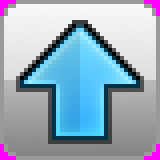
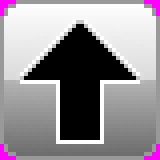
Comparing the layer stacks of the two 160px x 160px images. Changes:
moved "Layer #2" above "Layer #5", painted on it over [4, 4, 156, 140]
added layer "Layer #5" above "Layer" over [16, 16, 144, 144]
hid "Layer", moved it above "Layer #4", painted on it over [4, 4, 156, 156]
moved "Layer #4" above "Layer #3", painted on it over [4, 4, 156, 156]
painted on "Layer #3" over [4, 4, 156, 140]
painted on "Layer #1" over [4, 4, 156, 156]
